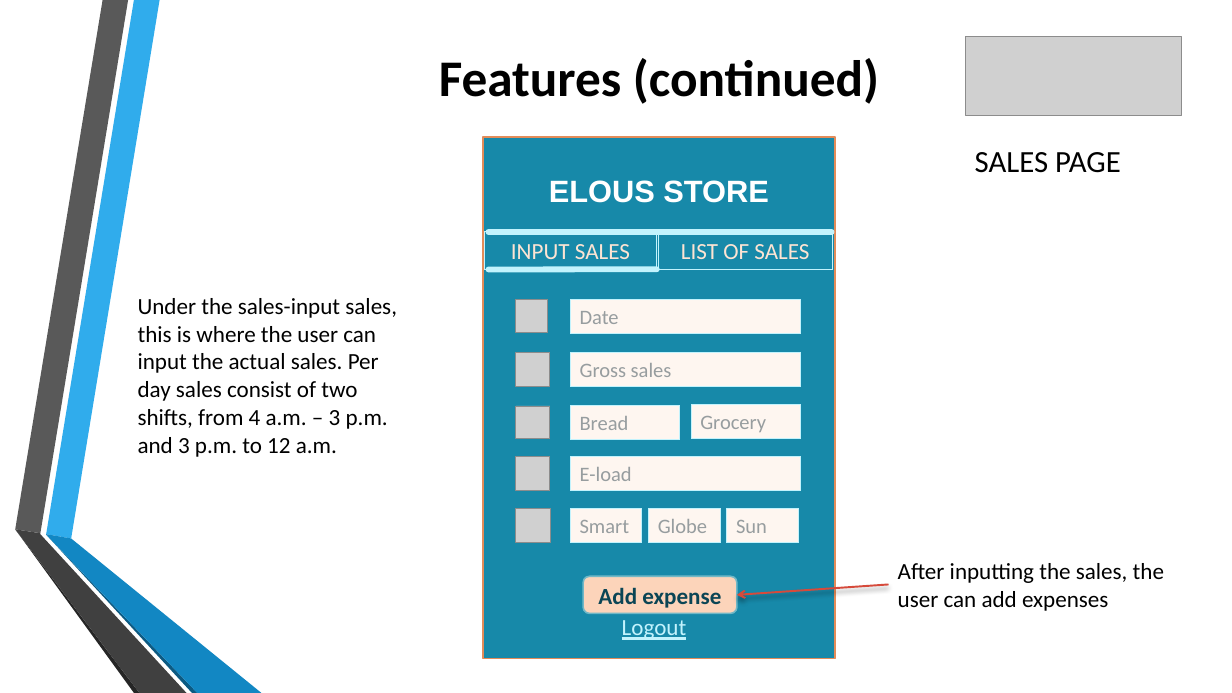
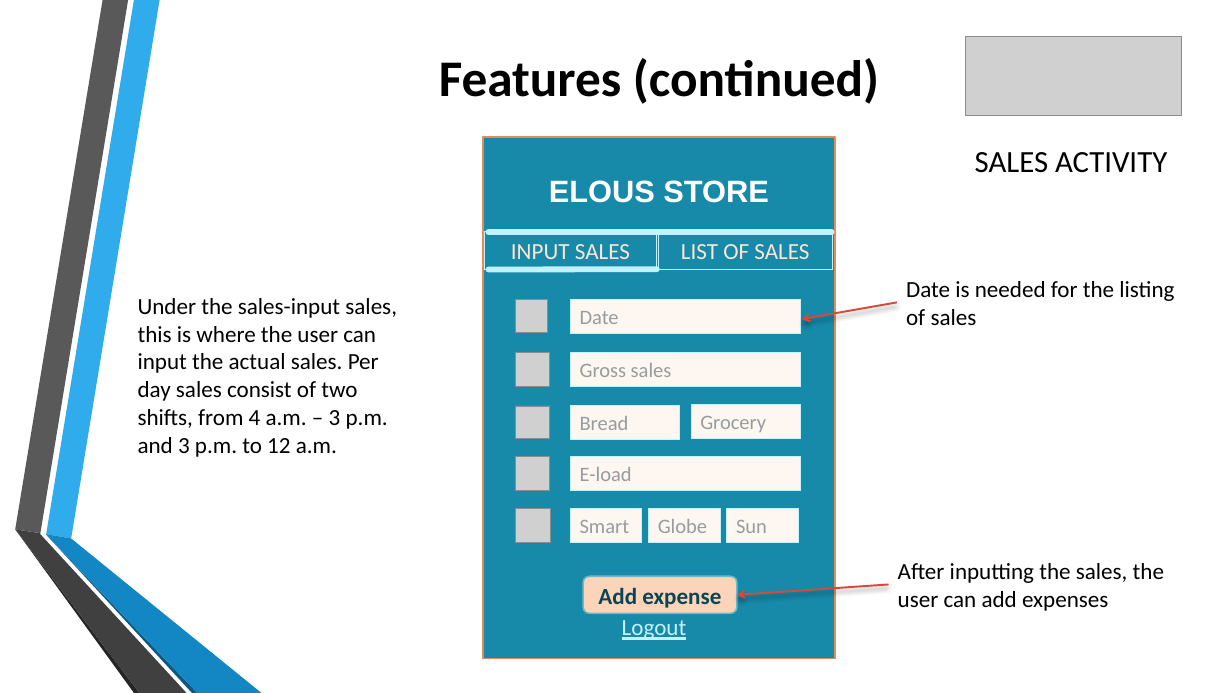
Before and after one commit to jgtadeo/Project--MOBAPPL, a slide deck: slide 9 of Mobile Application.pptx (slide 8 before the commit). Drawn at 1232x693 pixels with LibreOffice and Linux fonts; fonts in the diff are those of the drawing; grey boxes stand for pictures; background and template pictures are left out. Boxes give left, top, right and bottom in pixels: in the first picture for what was removed or moved away, otherwise in the second. Text is boxed around its words. In the diff, an @@ line names an element or a change of style, - is before the commit and + after.

```diff
--- a/Mobile Application.pptx
+++ b/Mobile Application.pptx
@@ text at [975,152,1167,173]: text changed @@
-SALES PAGE
+SALES ACTIVITY
@@ text added at [906,281,1174,325], 18 pt, text #000000 @@
+Date is needed for the listing of sales
@@ arrow added from (897, 302) to (802, 319), #D64A3B 1.5 pt @@
```
Also in this commit, not shown: 6 other slides changed, 4 slides added.
